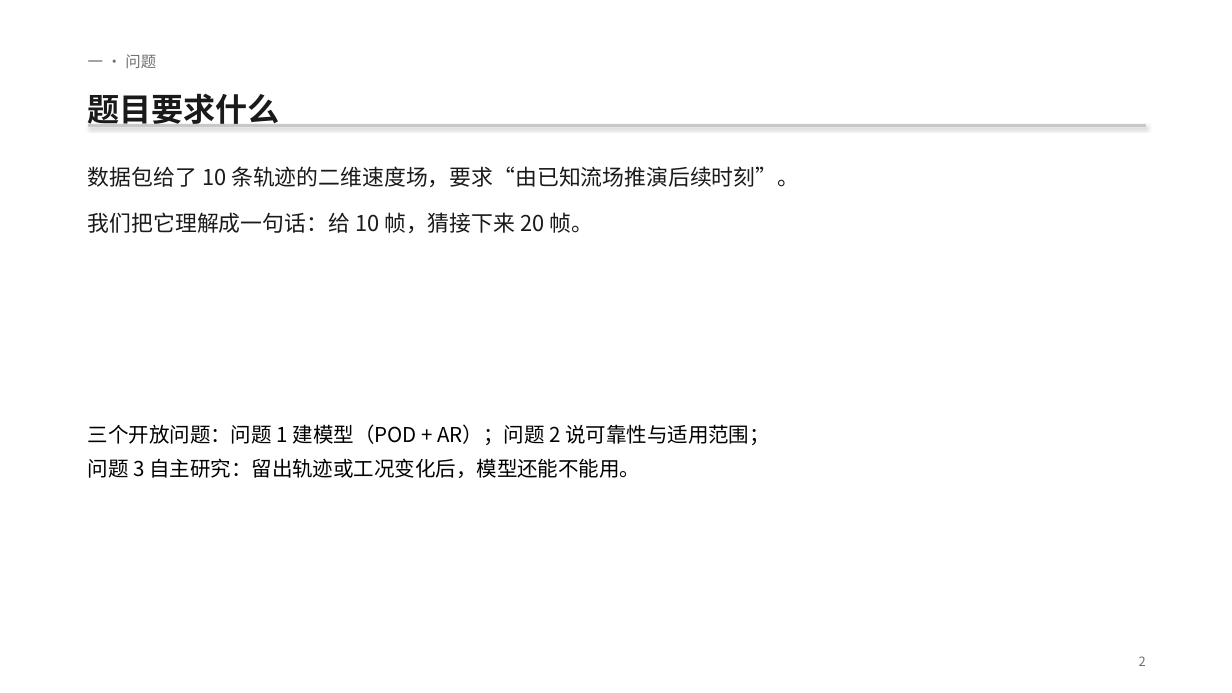
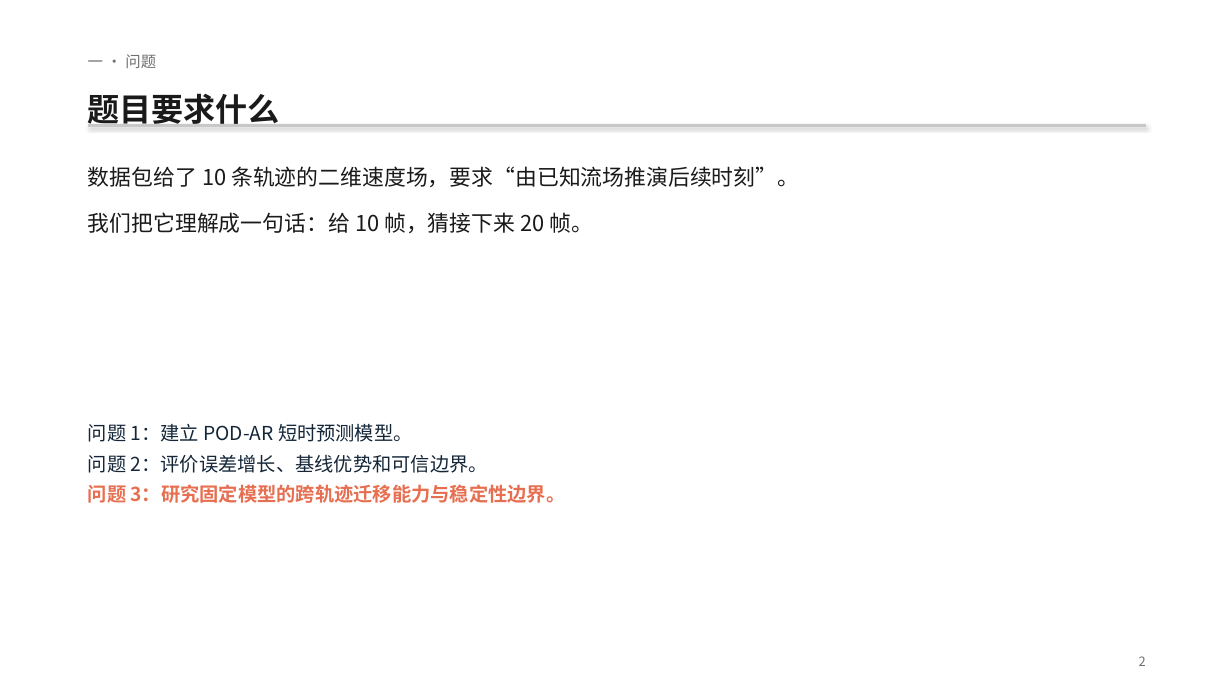
Before and after one commit to tuofeilun711/-A-, a slide deck: slide 2 of deliverables/A题_POD-AR_答辩汇报.pptx. Drawn at 1232x693 pixels with LibreOffice and Linux fonts; fonts in the diff are those of the drawing. Boxes give left, top, right and bottom in pixels: in the first picture for what was removed or moved away, otherwise in the second. Text is boxed around its words. In the diff, an @@ line names an element or a change of style, - is before the commit and + after.

```diff
--- a/deliverables/A题_POD-AR_答辩汇报.pptx
+++ b/deliverables/A题_POD-AR_答辩汇报.pptx
@@ text at [88,424,566,503]: text changed; size 16 to 15 pt; text colour #000000 to #142638 @@
-三个开放问题：问题 1 建模型（POD + AR）；问题 2 说可靠性与适用范围；
-问题 3 自主研究：留出轨迹或工况变化后，模型还能不能用。
+问题 1：建立 POD-AR 短时预测模型。
+问题 2：评价误差增长、基线优势和可信边界。
+问题 3：研究固定模型的跨轨迹迁移能力与稳定性边界。
```
Also in this commit, not shown: 1 other slide changed.
